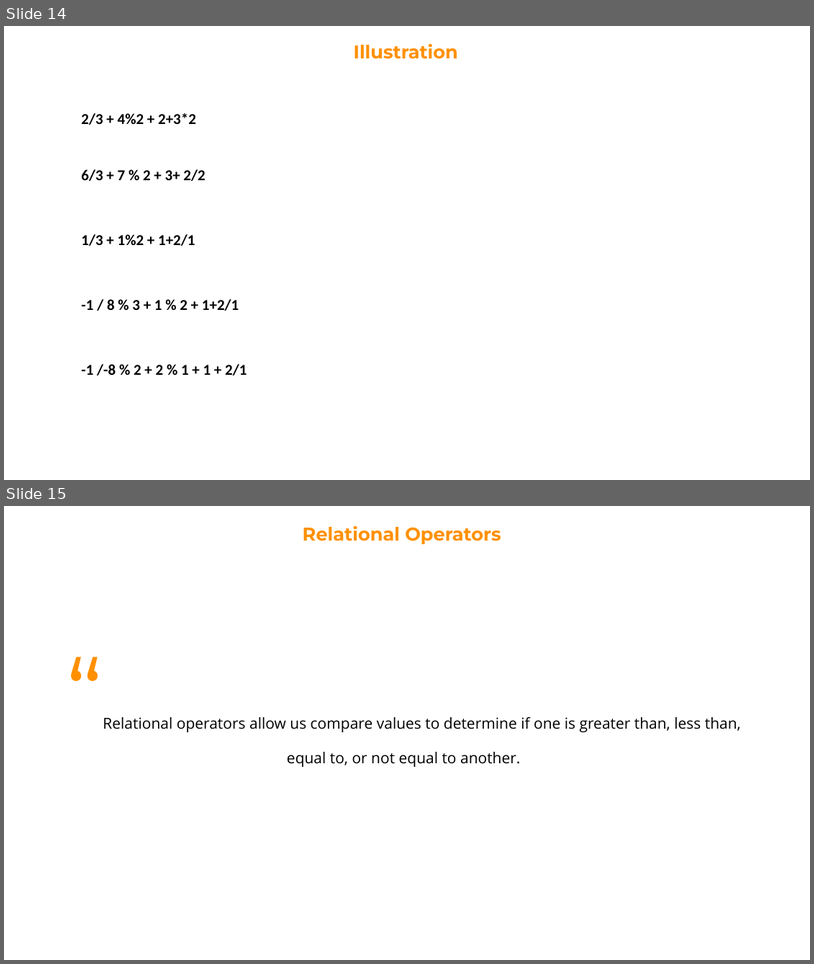
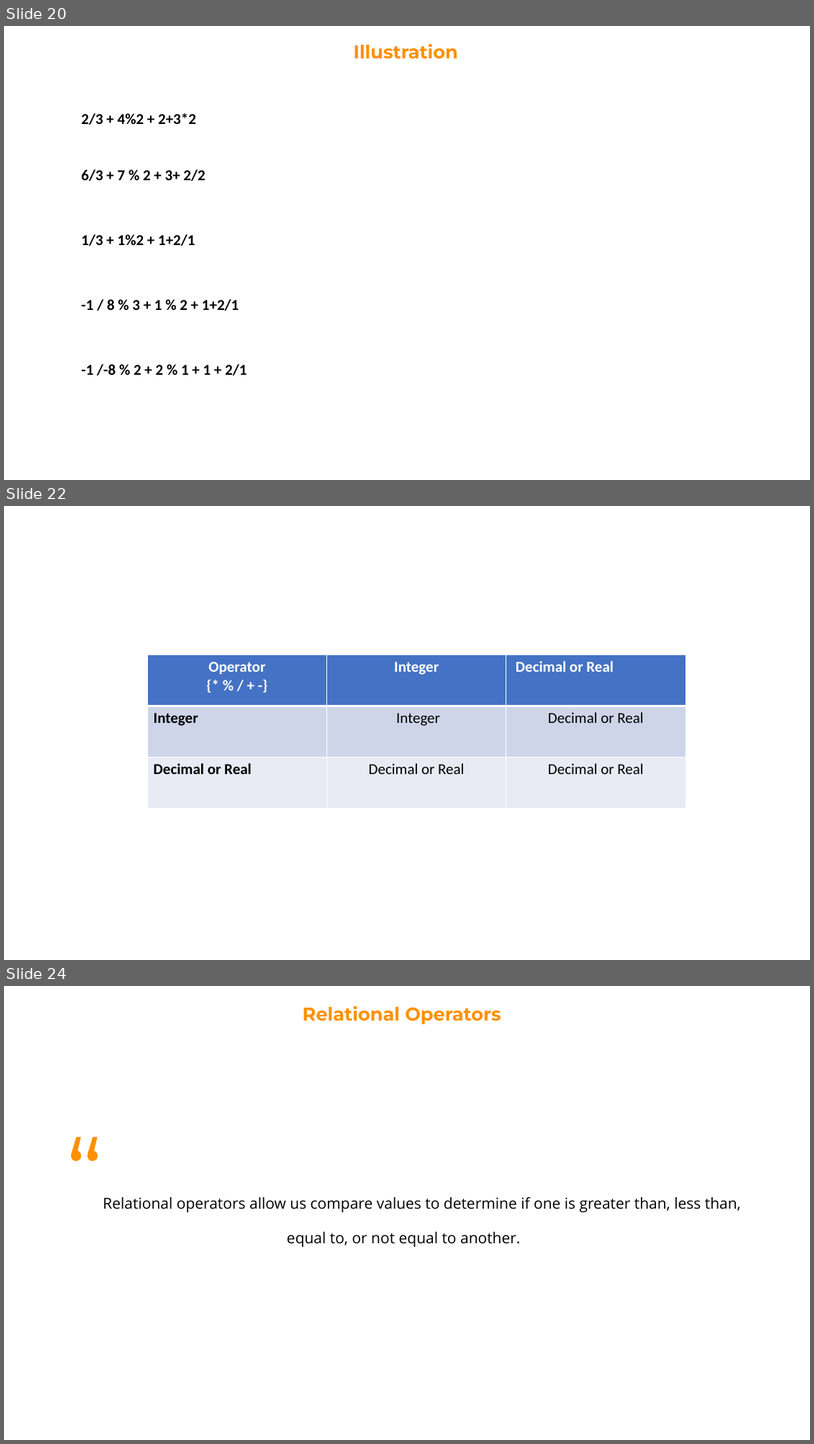
Before and after one commit to Robert-Doe/codeden, a slide deck: 3. Operators.pptx. Shown one above the other, each under a label of ours: slides 14 and 15 before the commit, slides 20, 22 and 24 after it; the slides between them are not shown. The pictures are 814x964 and 814x1444 pixels, drawn with LibreOffice and Linux fonts; fonts in the diff are those of the drawing. Boxes give left, top, right and bottom in pixels: in the first picture for what was removed or moved away, otherwise in the second. Text is boxed around its words. In the diff, an @@ line names an element or a change of style, - is before the commit and + after.

```diff
--- a/3. Operators.pptx
+++ b/3. Operators.pptx
@@ slide 22 added at (4, 506, 810, 960), background #FFFFFF @@
@@ table added at (147, 655, 687, 808), 3 rows, 3 columns @@
+Operator / {* % / + -} | Integer | Decimal or Real
+Integer | Integer | Decimal or Real
+Decimal or Real | Decimal or Real | Decimal or Real
@@ what was slide 14 is now slide 20 @@
@@ what was slide 15 is now slide 24 @@
```
Also in this commit, not shown: 1 slide changed, 9 other slides added, 37 other files.
